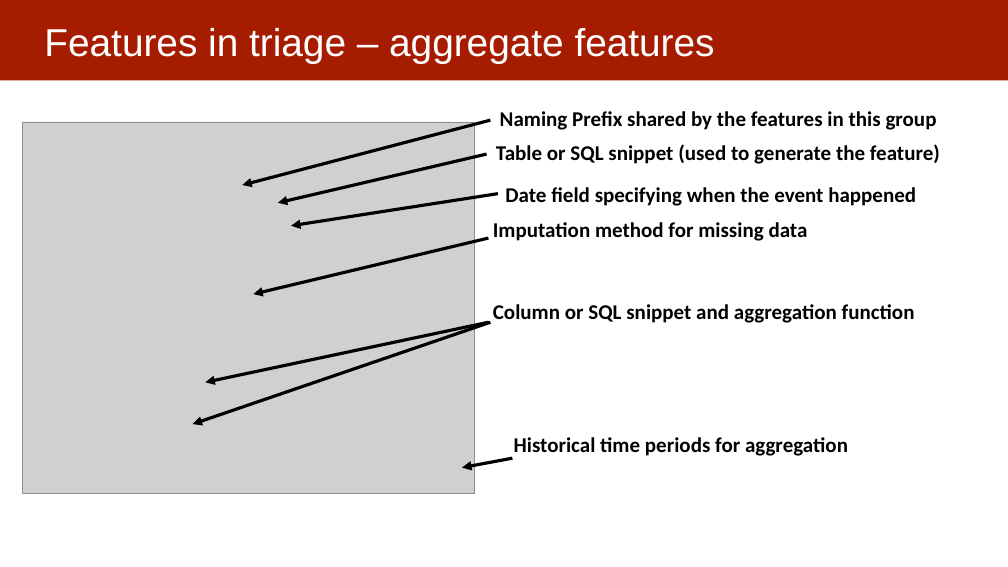
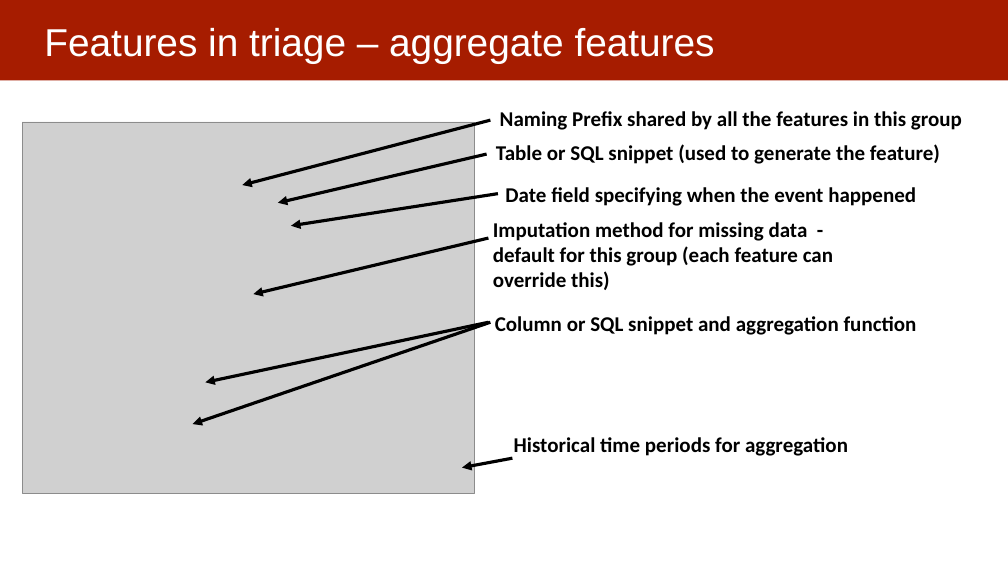
Before and after one commit to dssg/mlforpublicpolicylab, a slide deck: slide 14 of Lectures/triage-overview.pptx. Drawn at 1008x567 pixels with LibreOffice and Linux fonts; fonts in the diff are those of the drawing; grey boxes stand for pictures. Boxes give left, top, right and bottom in pixels: in the first picture for what was removed or moved away, otherwise in the second. Text is boxed around its words. In the diff, an @@ line names an element or a change of style, - is before the commit and + after.

```diff
--- a/Lectures/triage-overview.pptx
+++ b/Lectures/triage-overview.pptx
@@ text at [500, 111, 962, 130]: text changed @@
-Naming Prefix shared by the features in this group
+Naming Prefix shared by all the features in this group
@@ text at [493, 222, 833, 290]: text changed @@
-Imputation method for missing data
+Imputation method for missing data - default for this group (each feature can override this)
@@ text "Column or SQL snippet and ...": place and size @@
-text "Column or SQL snippet and ..." at [493, 304, 915, 323]
+text "Column or SQL snippet and ..." at [495, 316, 917, 335]
```
Also in this commit, not shown: 2 other slides changed, 1 other file.
